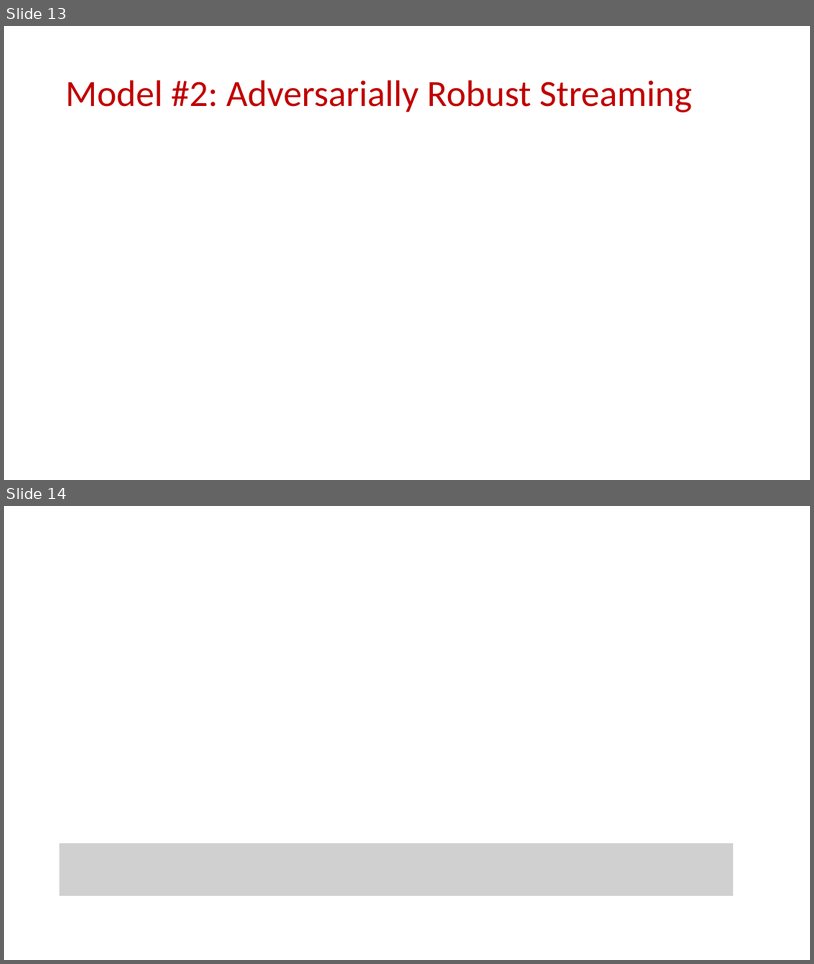
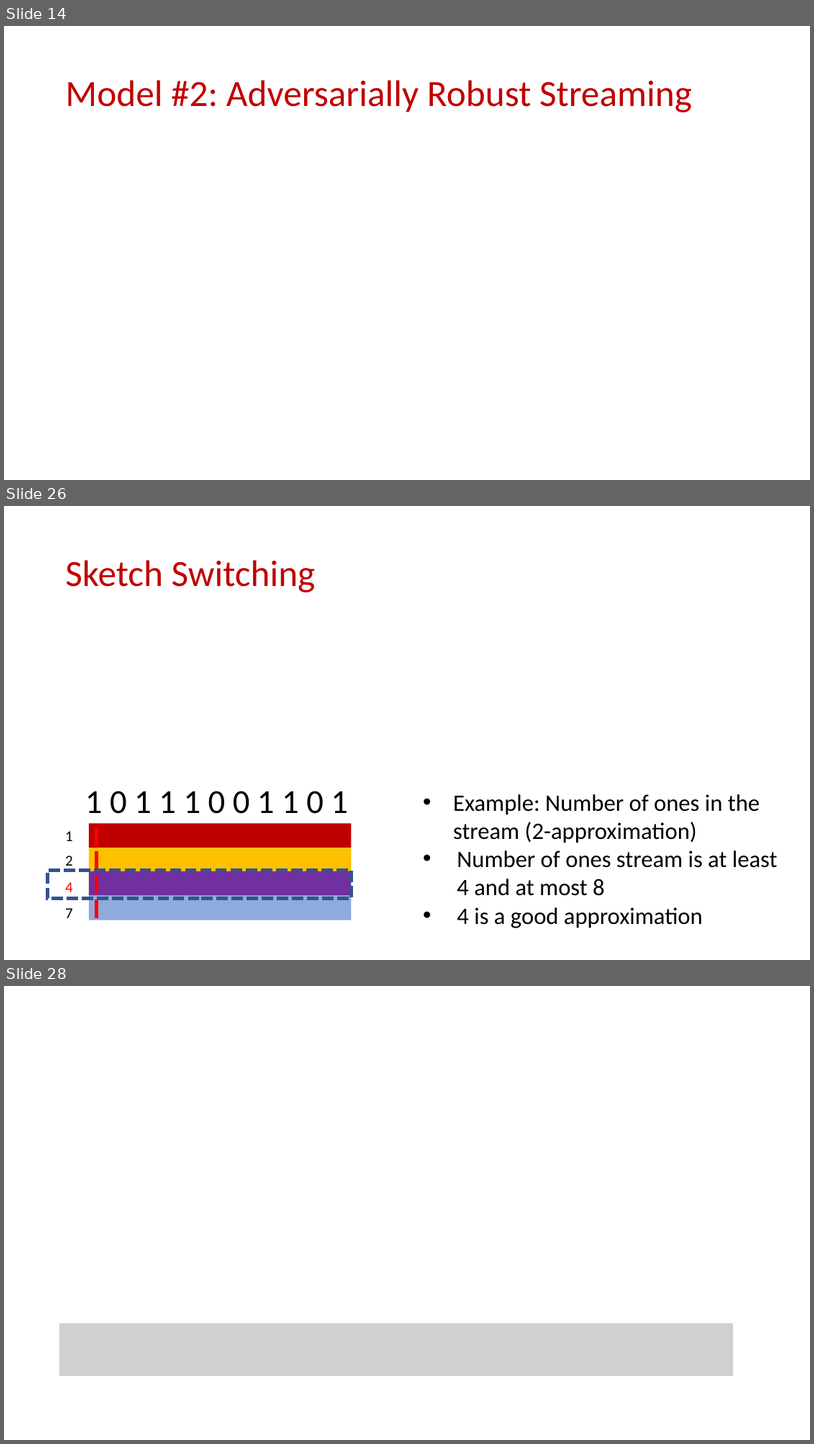
Before and after one commit to samsonzhou/samsonzhou.github.io, a slide deck: other-talks/Adversarial Robustness in the Streaming Model.pptx. Shown one above the other, each under a label of ours: slides 13 and 14 before the commit, slides 14, 26 and 28 after it; the slides between them are not shown. The pictures are 814x964 and 814x1444 pixels, drawn with LibreOffice and Linux fonts; fonts in the diff are those of the drawing; grey boxes stand for pictures. Boxes give left, top, right and bottom in pixels: in the first picture for what was removed or moved away, otherwise in the second. Text is boxed around its words. In the diff, an @@ line names an element or a change of style, - is before the commit and + after.

```diff
--- a/other-talks/Adversarial Robustness in the Streaming Model.pptx
+++ b/other-talks/Adversarial Robustness in the Streaming Model.pptx
@@ slide 26 added at <box>4,506,810,960</box>, background #FFFFFF @@
@@ title added at <box>65,560,316,592</box>, 44 pt, text #C00000 @@
+Sketch Switching
@@ text added at <box>85,790,348,813</box>, 40 pt, text #000000 @@
+1 0 1 1 1 0 0 1 1 0 1
@@ text added at <box>453,794,778,928</box>, 28 pt, text #000000 @@
+• Example: Number of ones in the stream (2-approximation)
+• Number of ones stream is at least 4 and at most 8
+• 4 is a good approximation
@@ rectangle added at <box>89,823,351,847</box>, fill #C00000 @@
@@ text added at <box>65,831,73,841</box>, 18 pt, text #000000 @@
+1
@@ rectangle added at <box>89,848,351,872</box>, fill #FFC000 @@
@@ rectangle added at <box>47,870,351,898</box>, outline #325491 4.5 pt dashed @@
@@ text added at <box>65,855,73,870</box>, 18 pt, text #000000 @@
+2
@@ rectangle added at <box>89,871,351,895</box>, fill #7030A0 @@
@@ text added at <box>65,882,73,892</box>, 18 pt, text #FF0000 @@
+4
@@ text added at <box>65,908,73,918</box>, 18 pt, text #000000 @@
+7
@@ rectangle added at <box>89,896,351,920</box>, fill #8FAADC @@
@@ what was slide 13 is now slide 14 @@
@@ what was slide 14 is now slide 28 @@
```
Also in this commit, not shown: 1 slide changed, 21 other slides added, 3 slides removed, 1 other file.
